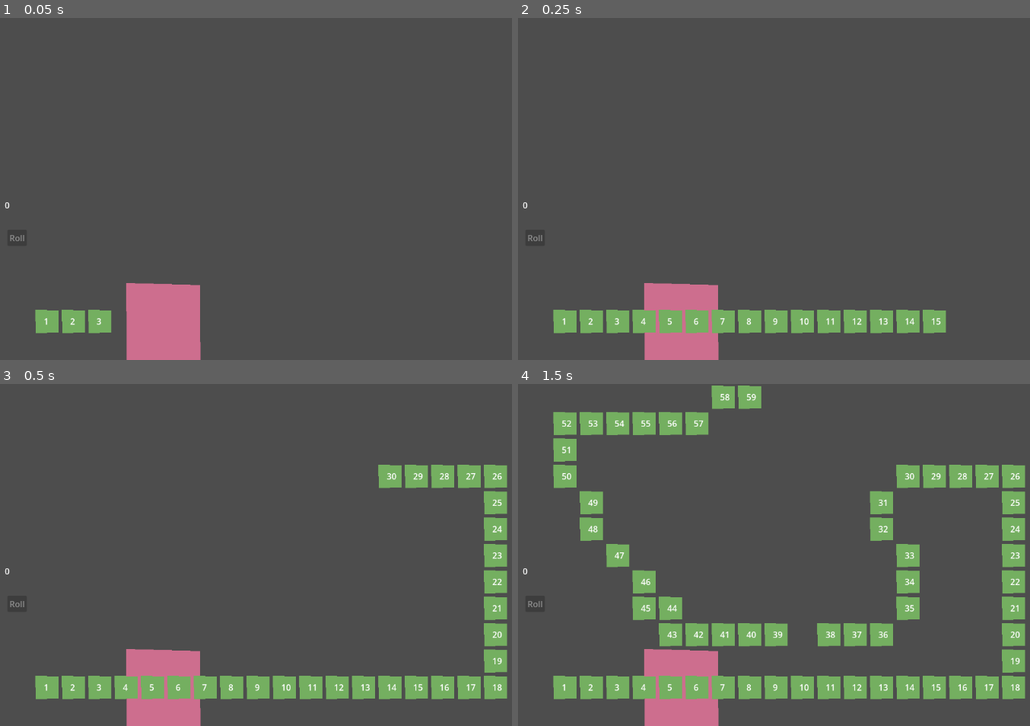
Above: before the commit, frames 1-4 (two rows, left to right).
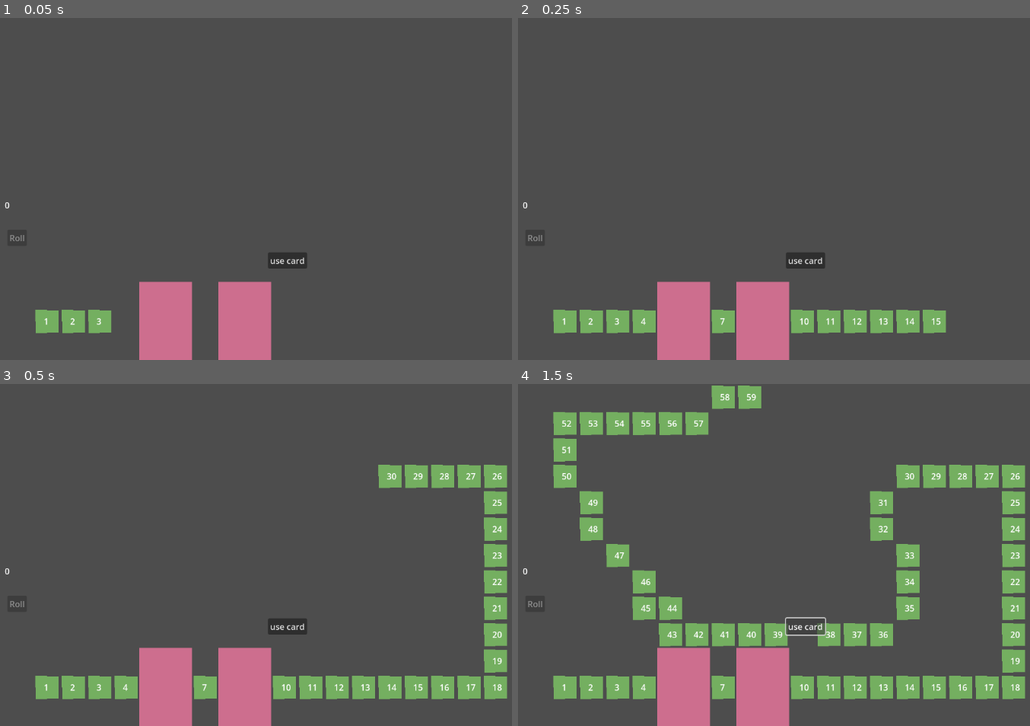
Above: after the commit, the same moments.

Repository: JJWithNoSauce/BandaiSnakeProject
Game: Godot game, scene res://scene/main.tscn
Same seed, same stepped clock (60 frames per second), same inputs: the game is played once before the commit and once after it. This scene is started directly instead of the project's main scene.
Inputs (mouse positions are in pixels of both pictures, inside the frame that each line leads up to):
- Up to frame 1 (0.05 s): no input
- Up to frame 2 (0.25 s): no input
- Up to frame 3 (0.5 s): no input
- Up to frame 4 (1.5 s): click (804, 626) at 0.5 s, where only the run after the commit has a clickable "use card"; click (804, 626) at 1.25 s, where only the run after the commit has a clickable "use card"

The runs differ from the first frame. In frame 1, 3.7% of the frame differs, in the area x 24-60%, y 68-100%; in frame 2, 4.1%; in frame 3, 4.1%; in frame 4, 4.0%.
Error in both runs: Invalid type in function 'rpc_id' in base 'Callable'. Cannot convert argument 1 from Nil to int. (res://scripts/network/gameController.gd:38)

Commit message:
add select

Diff:
--- a/project.godot
+++ b/project.godot
@@ -19,3 +19,12 @@
 
 GameController="*res://scripts/network/gameController.gd"
 Lib="*res://scripts/lib.gd"
+ActionControl="*res://scripts/network/actionControl.gd"
+
+[input]
+
+click={
+"deadzone": 0.5,
+"events": [Object(InputEventMouseButton,"resource_local_to_scene":false,"resource_name":"","device":-1,"window_id":0,"alt_pressed":false,"shift_pressed":false,"ctrl_pressed":false,"meta_pressed":false,"button_mask":1,"position":Vector2(107, 16),"global_position":Vector2(111, 59),"factor":1.0,"button_index":1,"canceled":false,"pressed":true,"double_click":false,"script":null)
+]
+}
--- a/scene/card/cardMagnet.tscn
+++ b/scene/card/cardMagnet.tscn
@@ -1,13 +1,28 @@
-[gd_scene load_steps=2 format=3 uid="uid://cghgbi7wc6ltj"]
+[gd_scene load_steps=5 format=3 uid="uid://cghgbi7wc6ltj"]
 
 [ext_resource type="Script" path="res://scripts/card/cardMagnat.gd" id="1_q0k73"]
+[ext_resource type="PackedScene" uid="uid://bna34vu8s5tj7" path="res://scene/component/game/comp_card_select.tscn" id="2_ty2o1"]
+[ext_resource type="PackedScene" uid="uid://bv6cgigw0e80b" path="res://scene/component/game/comp_select_allInRange.tscn" id="3_ik82p"]
+
+[sub_resource type="RectangleShape2D" id="RectangleShape2D_heg6y"]
+size = Vector2(492.611, 150)
 
 [node name="cardMagnet" type="Node2D"]
-scale = Vector2(-1.04945, 5.16314)
+scale = Vector2(-0.203, 1)
 script = ExtResource("1_q0k73")
 
 [node name="Polygon2D" type="Polygon2D" parent="."]
-position = Vector2(-0.952881, 0)
+z_index = 1
+position = Vector2(-0.952883, -2.51785)
 scale = Vector2(1.43811, 0.261674)
 color = Color(0.807843, 0.431373, 0.556863, 1)
-polygon = PackedVector2Array(-43.0686, 90.2995, 49, 90, 50.3572, -72.5356, -42.406, -69.575)
+polygon = PackedVector2Array(-170.608, 200.7, 171.933, 200.7, 171.933, -372.533, -170.608, -372.533)
+
+[node name="comp_card_select" parent="." instance=ExtResource("2_ty2o1")]
+
+[node name="CollisionShape2D" type="CollisionShape2D" parent="comp_card_select"]
+position = Vector2(-1.87916e-05, -25)
+scale = Vector2(1, 1)
+shape = SubResource("RectangleShape2D_heg6y")
+
+[node name="comp_select_allInRange" parent="." instance=ExtResource("3_ik82p")]
--- /dev/null
+++ b/scene/component/game/comp_card_select.tscn
@@ -0,0 +1,9 @@
+[gd_scene load_steps=2 format=3 uid="uid://bna34vu8s5tj7"]
+
+[ext_resource type="Script" path="res://scripts/component/game/comp_card_select.gd" id="1_7arqc"]
+
+[node name="comp_card_select" type="Area2D"]
+script = ExtResource("1_7arqc")
+
+[connection signal="mouse_entered" from="." to="." method="_on_mouse_entered"]
+[connection signal="mouse_exited" from="." to="." method="_on_mouse_exited"]
--- /dev/null
+++ b/scene/component/game/comp_select_allInRange.tscn
@@ -0,0 +1,6 @@
+[gd_scene load_steps=2 format=3 uid="uid://bv6cgigw0e80b"]
+
+[ext_resource type="Script" path="res://scripts/component/game/comp_select_allInRange.gd" id="1_lg5la"]
+
+[node name="comp_select_allInRange" type="Node2D"]
+script = ExtResource("1_lg5la")
--- a/scene/component/game/comp_select_self.tscn
+++ b/scene/component/game/comp_select_self.tscn
@@ -1,9 +1,23 @@
 [gd_scene load_steps=2 format=3 uid="uid://dv8hgmcpchcax"]
 
-[ext_resource type="Script" path="res://scripts/component/game/selectPlayerComp.gd" id="1_lxtsx"]
+[sub_resource type="GDScript" id="GDScript_xmj4r"]
+script/source = "extends Node2D
+class_name CompSelectSelf
+
+func _ready():
+	pass
+
+func _process(delta):
+	pass
+
+func selectPlayer():
+	for i in GameController.playersStat :
+		pass
+
+"
 
 [node name="CompSelectSelf" type="Node2D"]
-script = ExtResource("1_lxtsx")
+script = SubResource("GDScript_xmj4r")
 
 [node name="Polygon2D" type="Polygon2D" parent="."]
 position = Vector2(-44.5156, -39.3125)
--- /dev/null
+++ b/scene/component/ui/aim.tscn
@@ -0,0 +1,29 @@
+[gd_scene load_steps=3 format=3 uid="uid://c8iiiwcbb8ja"]
+
+[ext_resource type="Script" path="res://scripts/component/ui/aim.gd" id="1_4fqrt"]
+
+[sub_resource type="CircleShape2D" id="CircleShape2D_ktgs6"]
+radius = 22.1359
+
+[node name="aim" type="Node2D"]
+z_index = 1
+script = ExtResource("1_4fqrt")
+
+[node name="Polygon2D" type="Polygon2D" parent="."]
+position = Vector2(-1.90735e-06, 0)
+color = Color(0.258824, 0.596078, 0.933333, 1)
+polygon = PackedVector2Array(-6, -27, 3, -27, 4, -5, 28, -6, 28, 5, 4, 6, 5, 24, -5, 24, -5, 6, -22, 6, -23, -3, -6, -3)
+
+[node name="Polygon2D2" type="Polygon2D" parent="."]
+visible = false
+position = Vector2(1.90735e-06, 1)
+color = Color(1, 0.196078, 0.576471, 1)
+polygon = PackedVector2Array(-6, -27, 3, -27, 4, -5, 28, -6, 28, 5, 4, 6, 5, 24, -5, 24, -5, 6, -22, 6, -23, -3, -6, -3)
+
+[node name="hitbox" type="Area2D" parent="."]
+
+[node name="body" type="CollisionShape2D" parent="hitbox"]
+shape = SubResource("CircleShape2D_ktgs6")
+
+[connection signal="mouse_entered" from="hitbox" to="." method="_on_hitbox_mouse_entered"]
+[connection signal="mouse_exited" from="hitbox" to="." method="_on_hitbox_mouse_exited"]
--- a/scene/main.tscn
+++ b/scene/main.tscn
@@ -67,7 +67,7 @@
 spawn_path = NodePath("..")
 
 [node name="trunTimeout" type="Timer" parent="."]
-wait_time = 15.0
+wait_time = 70.0
 one_shot = true
 
 [connection signal="pressed" from="ui/roll" to="." method="_on_roll_pressed"]
--- /dev/null
+++ b/scene/superClass/cardParent.tscn
@@ -0,0 +1,6 @@
+[gd_scene load_steps=2 format=3 uid="uid://bhexddu6uagcq"]
+
+[ext_resource type="Script" path="res://scripts/superClass/cardParent.gd" id="1_bq5c3"]
+
+[node name="cardParent" type="Node2D"]
+script = ExtResource("1_bq5c3")
--- a/scene/ui/cardContainer.tscn
+++ b/scene/ui/cardContainer.tscn
@@ -2,9 +2,7 @@
 
 [ext_resource type="Script" path="res://scripts/ui/cardContainer.gd" id="1_6j2kj"]
 
-[node name="cardContainer" type="Control"]
-layout_mode = 3
-anchors_preset = 0
+[node name="cardContainer" type="CanvasLayer"]
 script = ExtResource("1_6j2kj")
 
 [node name="cardPos" type="Node2D" parent="."]
@@ -21,4 +19,12 @@
 [node name="4" type="Marker2D" parent="cardPos"]
 position = Vector2(800, 600)
 
+[node name="useCard" type="Button" parent="."]
+offset_left = 544.0
+offset_top = 444.0
+offset_right = 618.0
+offset_bottom = 475.0
+text = "use card"
+
 [connection signal="child_entered_tree" from="cardPos" to="." method="_on_card_pos_child_entered_tree"]
+[connection signal="pressed" from="useCard" to="." method="_on_use_card_pressed"]
--- /dev/null
+++ b/scripts/component/game/comp_card_select.gd
@@ -0,0 +1,30 @@
+extends Area2D
+
+signal isActivate(act)
+var isUsing = false
+var isIncard = false
+
+func _ready():
+	add_to_group("cardSelect")
+
+func _process(delta):
+	pass
+
+func _on_mouse_entered():
+	isIncard = true
+
+func _on_mouse_exited():
+	isIncard = false
+
+func _input(event):
+	if isIncard and event.is_action_pressed("click"):
+		get_tree().call_group("cardSelect","activate")
+
+func activate():
+	if not isIncard :
+		isUsing = false
+		isActivate.emit(isUsing)
+		return
+
+	isUsing = !isUsing
+	isActivate.emit(isUsing)
--- /dev/null
+++ b/scripts/component/game/comp_select_allInRange.gd
@@ -0,0 +1,35 @@
+extends Node2D
+var aim:PackedScene = load("res://scene/component/ui/aim.tscn")
+signal selectPlayer(players)
+var players = []
+
+func _ready():
+	get_parent().connect("isActivate",activate)
+	pass
+
+func _process(delta):
+	pass
+
+func activate(p):
+	if p : genSelect()
+
+func genSelect():
+	var nowPlayer:Player = ActionControl.nowPlayer
+	var allPlayer = ActionControl.playersStat
+	for i in  allPlayer:
+		var player = allPlayer[i]
+		if player == nowPlayer: continue
+		print(player,"  ",nowPlayer)
+		var delStep = nowPlayer.stepNow - player.stepNow
+		if abs(delStep) <= 5 :
+			setTarget(player,false)
+
+func setTarget(player,canSelect):
+	var ins = aim.instantiate()
+	ins.init(player,canSelect)
+	add_child(ins)
+	ins.connect("selectPlayer",getSelectPlayer)
+
+func getSelectPlayer(player):
+	players.append(player)
+	print(players)
--- a/scripts/component/game/selectPlayerComp.gd
+++ /dev/null
@@ -1,8 +0,0 @@
-extends Node2D
-class_name CompSelectSelf
-
-func _ready():
-	pass
-
-func _process(delta):
-	pass
--- /dev/null
+++ b/scripts/component/ui/aim.gd
@@ -0,0 +1,52 @@
+extends Node2D
+
+var isMouse = false
+var player:Player
+var isCanSelect = true
+var isSelect = false
+var isFirst = false
+
+signal selectPlayer(player)
+
+func init(p,can):
+	player = p
+	isCanSelect = can
+
+func _ready():
+	add_to_group("card")
+	add_to_group("aimming")
+	global_scale = Vector2(1,1)
+	if not isCanSelect :
+		$Polygon2D.visible = false
+		$Polygon2D2.visible = true
+
+
+func _process(delta):
+	if not isFirst :
+		isFirst = true
+		global_position = player.global_position
+
+func _on_hitbox_mouse_entered():
+	isMouse = true
+
+func _on_hitbox_mouse_exited():
+	isMouse = false
+
+func _input(event):
+	if event.is_action_pressed("click") and isMouse and isCanSelect:
+		get_tree().call_group("aimming","playerSelected")
+		$Polygon2D.visible = false
+		$Polygon2D2.visible = true
+		isSelect = true
+
+func playerSelected():
+	if isSelect : return
+	queue_free()
+
+func on_useCard():
+	if isSelect or not isCanSelect:
+		selectPlayer.emit(player)
+	queue_free()
+
+func on_deActivate():
+	queue_free()
--- a/scripts/main.gd
+++ b/scripts/main.gd
@@ -24,6 +24,7 @@
 		$players.add_child(ins,true)
 
 	if Lib.isServer(): GameController.readyToStart()
+	ActionControl.setNowPlayer(Lib.getUID())
 
 func _on_roll_pressed():
 	endTurn()
--- /dev/null
+++ b/scripts/network/actionControl.gd
@@ -0,0 +1,7 @@
+extends Node
+
+var playersStat = {}
+var nowPlayer
+
+func setNowPlayer(id):
+	nowPlayer = playersStat[id]
--- a/scripts/network/gameController.gd
+++ b/scripts/network/gameController.gd
@@ -1,8 +1,8 @@
 extends Node
 var players = {}
-var playersStat = []
 var point = 0
 var playerQueue = []
+var nowPlayer
 var isTrun = false
 
 func _ready():
@@ -40,6 +40,7 @@
 @rpc("any_peer","call_local","reliable",2)
 func server_getEndTurn():
 	if not Lib.isServer() :return
+
 	playerQueue.push_back(multiplayer.get_remote_sender_id())
 	var send = playerQueue.pop_front()
 	nextTurn.rpc_id(send)
--- a/scripts/player.gd
+++ b/scripts/player.gd
@@ -30,7 +30,8 @@
 	nextPos = ladder.getPosFromStep(1)
 	position = nextPos
 
-	GameController.playersStat.append(self)
+	ActionControl.playersStat[str(name).to_int()] = self
+	print(ActionControl.playersStat)
 	$Polygon2D.color = Color(info["id"]/4.0,info["id"]/5.0,info["id"]/6.0)
 
 func _physics_process(delta):
--- a/scripts/superClass/cardParent.gd
+++ b/scripts/superClass/cardParent.gd
@@ -1,11 +1,21 @@
 extends Node2D
 class_name CardParent
 
+signal isActivate(act)
+var activate = false
+
 func init(pos):
 	position = pos
+	get_node("comp_card_select").connect("isActivate",on_getActivate)
+	add_to_group("card")
 
-func _ready():
-	pass
+func on_getActivate(p):
+	if activate == p : return
 
-func _process(delta):
-	pass
+	activate = p
+	isActivate.emit(activate)
+
+	if activate : position.y -= 50
+	else :
+		get_tree().call_group("card","on_deActivate")
+		position.y += 50
--- a/scripts/ui/cardContainer.gd
+++ b/scripts/ui/cardContainer.gd
@@ -1,8 +1,10 @@
-extends Control
+extends CanvasLayer
 var cardsPos = {}
 var card:PackedScene = load("res://scene/card/cardMagnet.tscn")
 
 func _ready():
+	add_to_group("card")
+	draw()
 	draw()
 
 
@@ -18,6 +20,10 @@
 
 	for i in cardsPos:
 		if cardsPos[i] : continue
+		cardsPos[i] = true
 		ins.init(i)
 		add_child(ins)
 		return
+
+func _on_use_card_pressed():
+	get_tree().call_group("card","on_useCard")
